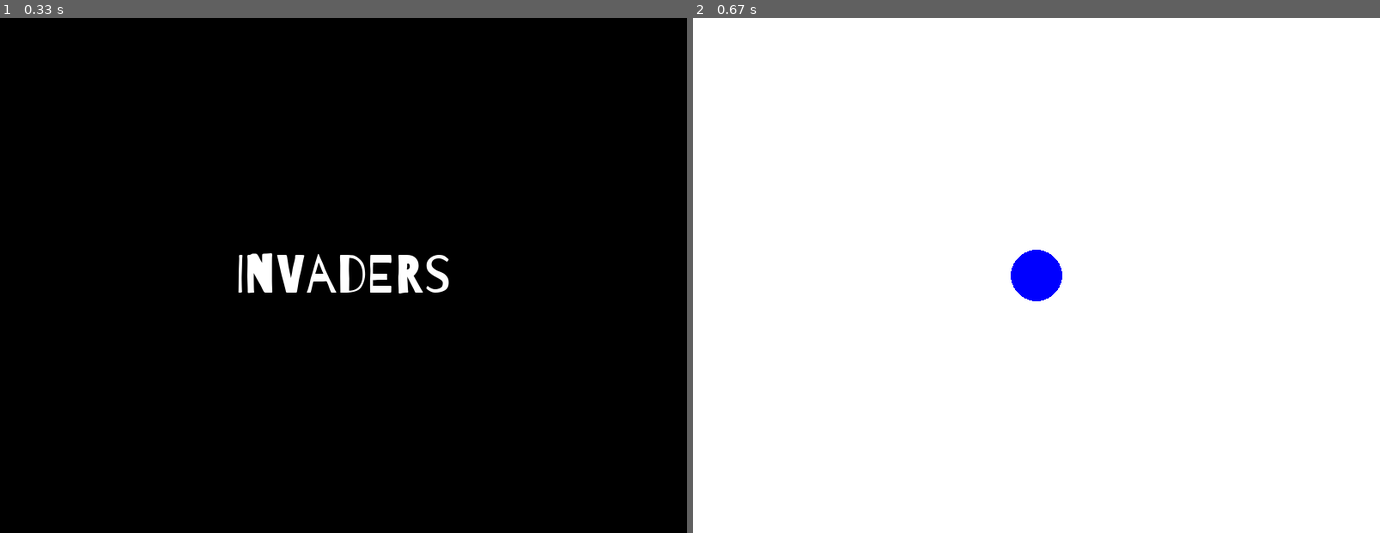
Above: before the commit, frames 1-2 (left to right).
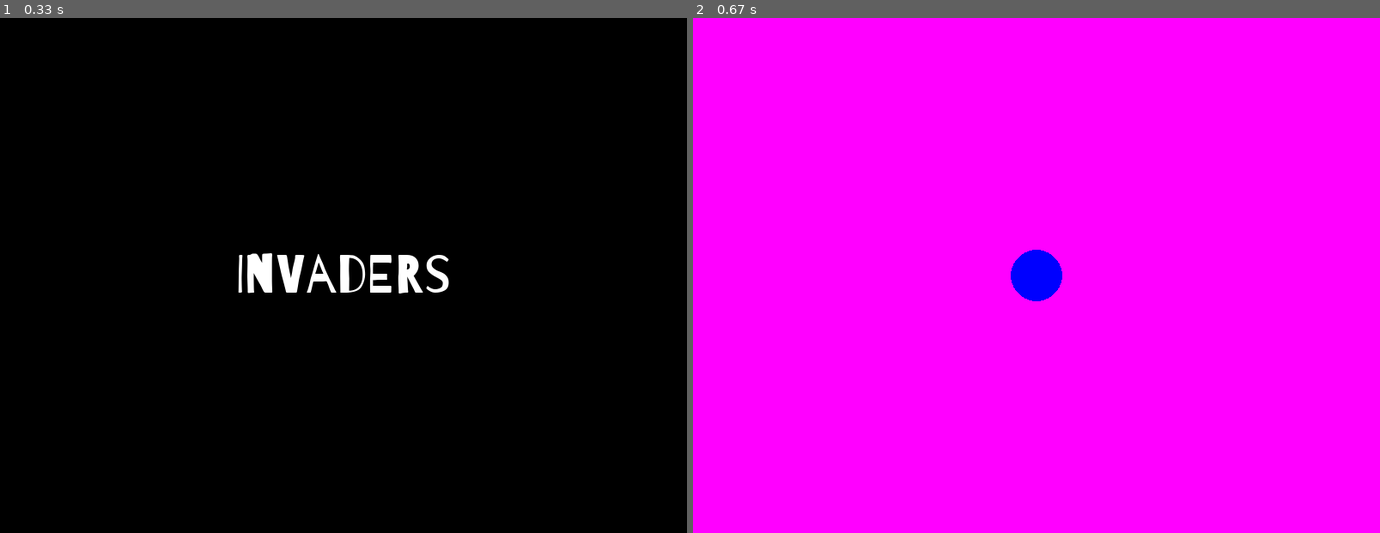
Above: after the commit, the same moments.

Repository: Dagner/space_invaders_repo
Game: pygame game, started from src/pygame_app.py
Same seed, same stepped clock (60 frames per second), same inputs: the game is played once before the commit and once after it.
Inputs:
- Up to frame 1 (0.33 s): no input
- Up to frame 2 (0.67 s): tap Enter at 0.33 s

Frame 1 is identical in both runs. In frame 2, 99% of the frame differs, in the area x 0-100%, y 0-100%.

Commit message:
Se modifico color de fondo

Diff:
--- a/src/play_scene.py
+++ b/src/play_scene.py
@@ -19,7 +19,7 @@
         pass
 
     def draw(self):
-        self.screen.fill((255, 255, 255))
+        self.screen.fill((255, 0, 255))
         pygame.draw.circle(self.screen,(0, 0, 255), (self.app.width/2, self.app.height/2), 30)
 
     def exit(self):
